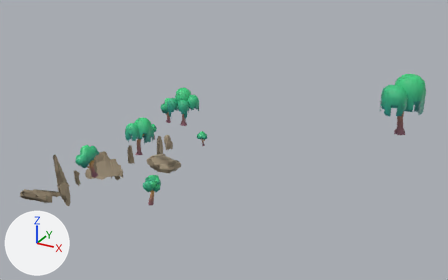
Before and after pictures for a commit that changed the glTF model models/rock_tree.glb.
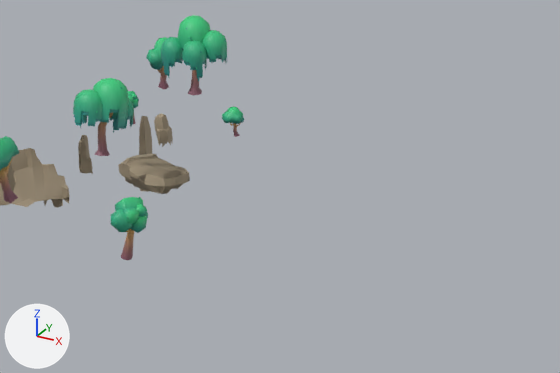
Old and new are each drawn whole from a camera (50 mm lens) standing at (309.7, -241.0, 152.6) and looking at (176.0, 2.1, 31.1) and again close up on the part from 20% to 80% of the width and 29% to 93% of the height. Lighting does not change. The marker at lower left points along +X, +Y and +Z. Objects named as collision shapes, trigger or cutter boxes, shadow casters or lower levels of detail are left out. Where no turn or scale is listed for an object, it has been applied to the vertices. Vertices at the same position are counted once.

In view in the first close-up: 'rock_trees'.
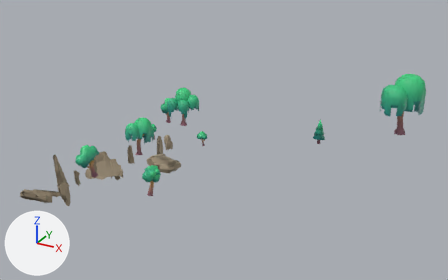
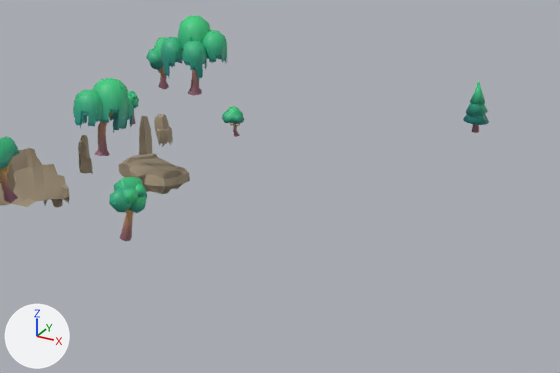
Where the change shows, as pixel boxes (x1, y1, x2, y2) in the close-ups (560 x 373 px; the box of a moved part takes in the faces that stretch with it):
```json
{"object": "rock_trees", "change": "reshaped", "before": [0, 15, 244, 260], "after": [0, 15, 489, 241]}
{"part": 1, "of": "me_rock_010_0_001", "change": "added", "after": [472, 124, 479, 133]}
{"part": 2, "of": "me_rock_010_0_001", "change": "added", "after": [470, 81, 485, 104]}
{"part": 3, "of": "me_rock_010_0_001", "change": "added", "after": [463, 114, 489, 125]}
{"part": 4, "of": "me_rock_010_0_001", "change": "added", "after": [466, 102, 488, 115]}
{"part": 5, "of": "me_rock_010_0_001", "change": "moved or reshaped", "before": [111, 197, 148, 260], "after": [109, 177, 147, 241]}
```

Edits to the scene script, one JSON object a line:
```json
{"block": "me_rock_010_0_001", "where": "# used by ob_rock_trees; location = (102.0, -50.7, 8.0)"}
{"op": "remove", "block": "me_rock_010_0_001", "code": "me_rock_010_0_001.from_pydata(...)  # 8955 vertices, 12627 faces; spans x -6.0..160.0, y -9.0..121.0, z -8.0..59.0"}
{"op": "add", "block": "me_rock_010_0_001", "code": "me_rock_010_0_001.from_pydata(...)  # 9092 vertices, 12841 faces; spans x -6.0..160.0, y -9.0..121.0, z -8.0..59.0"}
{"block": "me_rock_010_0_001", "change": "me_rock_010_0_001 part 1: a new loose piece of 40 vertices spanning x 106.0..108.0, y 96.0..98.0, z 11.0..16.0, in mat_material_22 (picture img_material_22_basecolor)"}
{"block": "me_rock_010_0_001", "change": "me_rock_010_0_001 part 2: a new loose piece of 33 vertices spanning x 105.0..109.0, y 95.0..99.0, z 19.0..25.0, in mat_material_22 (picture img_material_22_basecolor)"}
{"block": "me_rock_010_0_001", "change": "me_rock_010_0_001 part 3: a new loose piece of 32 vertices spanning x 104.0..110.0, y 93.0..100.0, z 14.0..17.0, in mat_material_22 (picture img_material_22_basecolor)"}
{"block": "me_rock_010_0_001", "change": "me_rock_010_0_001 part 4: a new loose piece of 32 vertices spanning x 104.0..110.0, y 94.0..99.0, z 16.0..20.0, in mat_material_22 (picture img_material_22_basecolor)"}
{"block": "me_rock_010_0_001", "change": "me_rock_010_0_001 part 5: 443 vertices moved from x 67.0..74.0, y -8.0..1.0, z 13.0..28.0 to x 67.0..74.0, y -8.0..1.0, z 18.0..32.0; 33 vertices removed from x 68.0..73.0, y -6.0..1.0, z 14.0..24.0; 33 vertices added at x 67.0..73.0, y -6.0..1.0, z 24.0..32.0"}
```
